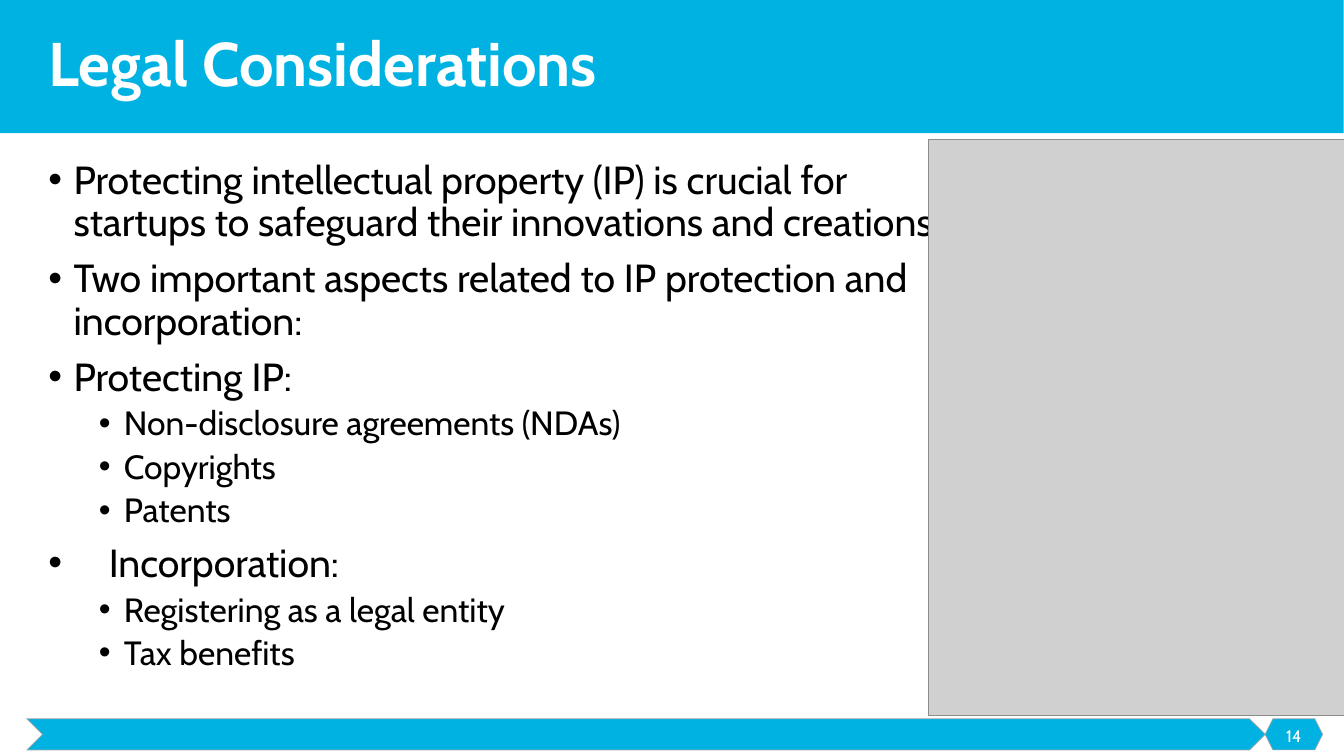
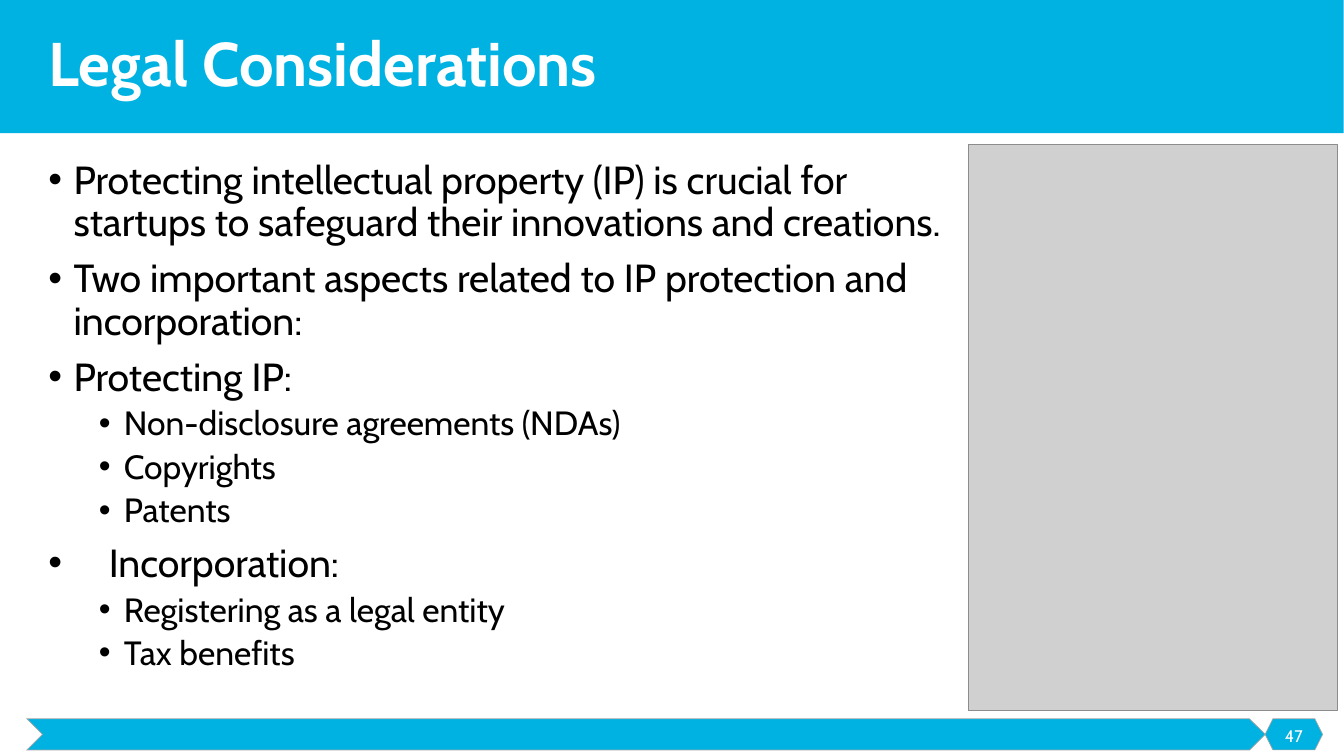
Before and after one commit to malenezi/malenezi, a slide deck: slide 47 of SE495/Lectures/7-Organizational Development/Organizational Development.pptx (slide 14 before the commit). Drawn at 1344x756 pixels with LibreOffice and Linux fonts; fonts in the diff are those of the drawing; grey boxes stand for pictures. Boxes give left, top, right and bottom in pixels: in the first picture for what was removed or moved away, otherwise in the second. Text is boxed around its words. In the diff, an @@ line names an element or a change of style, - is before the commit and + after.

```diff
--- a/SE495/Lectures/7-Organizational Development/Organizational Development.pptx
+++ b/SE495/Lectures/7-Organizational Development/Organizational Development.pptx
@@ picture: place and size @@
-picture at [929, 139, 1344, 716]
+picture at [968, 144, 1337, 711]
@@ page number at [1285, 730, 1303, 742]: text changed @@
-14
+47
```
Also in this commit, not shown: 3 other slides changed, 33 slides added, 4 other files.
